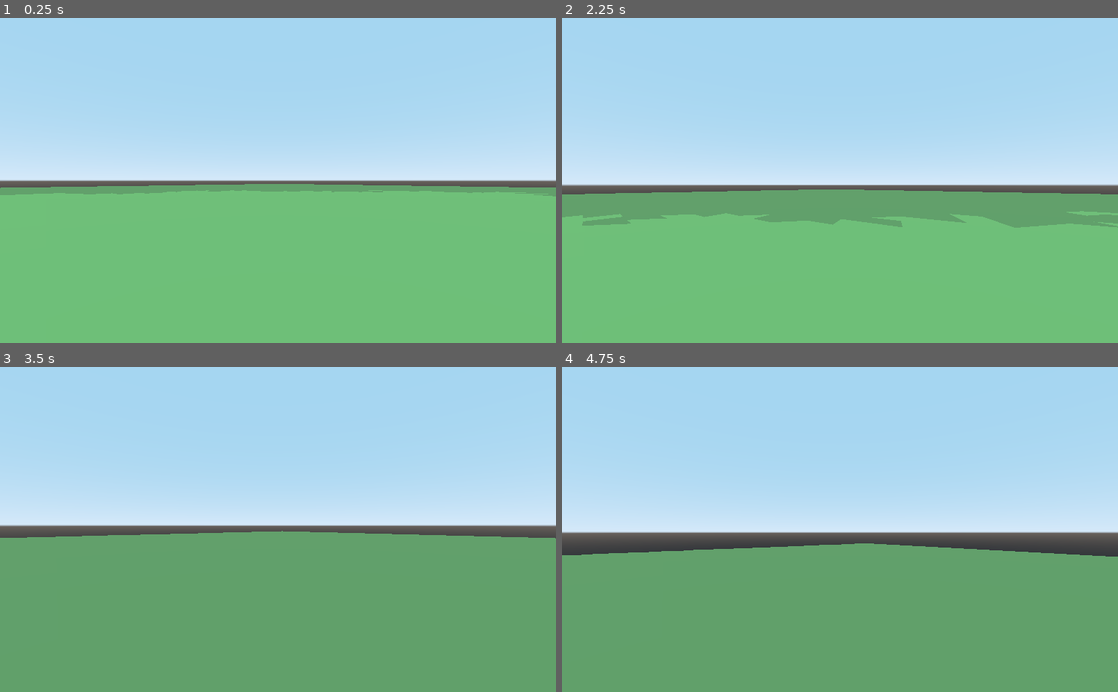
Above: before the commit, frames 1-4 (two rows, left to right).
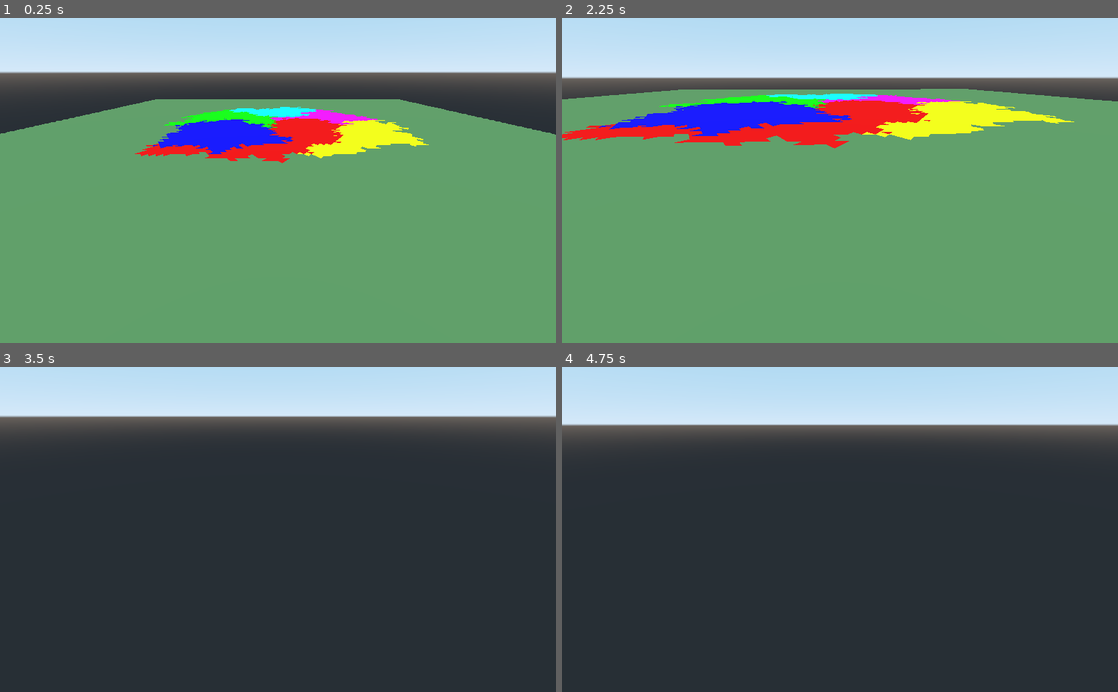
Above: after the commit, the same moments.

Repository: MichaelReel/Terrain_Scratch_2023
Game: Godot game, scene res://Main.tscn
Two runs of this game, one before a commit and one after it. Both use one fixed random seed, a clock stepped at 60 frames per second and the inputs below.
Inputs (mouse positions are in pixels of both pictures, inside the frame that each line leads up to):
- Up to frame 1 (0.25 s): no input
- Up to frame 2 (2.25 s): tap Enter at 0.5 s; move the mouse to (867, 180) at 0.52 s; hold W (forward) from 0.53 s (still down); move the mouse to (812, 180) at 1.27 s; move the mouse to (851, 174) at 2.02 s
- Up to frame 3 (3.5 s): keep holding W (forward); move the mouse to (272, 536) at 2.77 s
- Up to frame 4 (4.75 s): keep holding W (forward); tap Space (up) at 3.5 s; move the mouse to (878, 532) at 3.52 s; move the mouse to (795, 526) at 4.27 s

The runs differ from the first frame. In frame 1, 92% of the frame differs, in the area x 0-100%, y 4-100%; in frame 2, 83%; in frame 3, 96%, in the area x 0-100%, y 2-100%; in frame 4, 91%.

Commit message:
Added the regioning stage code

Diff:
--- a/Main.tscn
+++ b/Main.tscn
@@ -8,8 +8,13 @@
 [node name="IslandMesh" parent="." instance=ExtResource( 1 )]
 
 [node name="FlyingCamera" parent="." instance=ExtResource( 2 )]
-transform = Transform( -0.707107, 0, -0.707107, 0, 1, 0, 0.707107, 0, -0.707107, 0, 10, 0 )
+transform = Transform( 1, 0, 0, 0, 1, 0, 0, 0, 1, 0, 100, 500 )
+
+[node name="CameraMount" parent="FlyingCamera" index="0"]
+transform = Transform( 1, 0, 0, 0, 0.906308, 0.422618, 0, -0.422618, 0.906308, 0, 0, 0 )
 
 [node name="DirectionalLight" type="DirectionalLight" parent="."]
 transform = Transform( 1, 0, 0, 0, -4.37114e-08, 1, 0, -1, -4.37114e-08, 0, 0, 0 )
 light_color = Color( 0.913725, 0.870588, 0.8, 1 )
+
+[editable path="FlyingCamera"]
--- a/lib/terrain/IslandStage.gd
+++ b/lib/terrain/IslandStage.gd
@@ -16,10 +16,13 @@
 	_cell_limit = cell_limit
 	_rng.seed = rng_seed
 
+func _to_string() -> String:
+	return "Island Stage"
+
 func perform() -> void:
 	while not _expansion_done or not _perimeter_done:
 		if not _expansion_done:
-			_island_region.expand_into_parent(_rng)
+			var _done = _island_region.expand_into_parent(_rng)
 
 			if _island_region.get_cell_count() >= _cell_limit:
 				_expansion_done = true
@@ -28,3 +31,6 @@
 		if not _perimeter_done:
 			var _lines := _island_region.get_perimeter_lines()
 			_perimeter_done = true
+
+func get_region() -> Region:
+	return _island_region
--- a/lib/terrain/Region.gd
+++ b/lib/terrain/Region.gd
@@ -37,9 +37,16 @@
 	triangle.set_parent(_parent)
 	_cells.erase(triangle)
 
-func expand_into_parent(rng: RandomNumberGenerator) -> void:
+func expand_into_parent(rng: RandomNumberGenerator) -> bool:
+	"""
+	Extend by a cell into the parent medium
+	Return true if there is no space left
+	"""
+	if _region_front.empty():
+		 return true
 	shuffle(rng, _region_front)
 	add_triangle_as_cell(_region_front.back())
+	return _region_front.empty()
 
 func expand_margins() -> void:
 	var border_cells: Array = []
@@ -52,12 +59,12 @@
 	for border_cell in border_cells:
 		remove_triangle_as_cell(border_cell)
 
-func get_some_triangles(count: int, rng: RandomNumberGenerator) -> Array:  # -> Array[Triangle]
+func get_some_triangles(rng: RandomNumberGenerator, count: int) -> Array:  # -> Array[Triangle]
 	"""Get upto count random cells from this region"""
 	var actual_count := int(min(count, len(_cells)))
-	var random_cells = _cells.slice(0, actual_count)
+	var random_cells = _cells.duplicate()
 	shuffle(rng, random_cells)
-	return random_cells
+	return random_cells.slice(0, actual_count - 1)
 
 func identify_perimeter_points() -> void:
 	var region_points : Array = _get_points_in_region()
@@ -77,10 +84,10 @@
 func get_color() -> Color:
 	return _color
 
-func get_outer_perimeter_points() -> Array:
+func get_outer_perimeter_points() -> Array:  # -> Array[Vertex]
 	return _perimeter_points
 
-func get_inner_perimeter_points() -> Array:
+func get_inner_perimeter_points() -> Array:  # -> Array[Vertex]
 	return _inner_perimeter
 
 func has_exit_point() -> bool:
--- /dev/null
+++ b/lib/terrain/RegionStage.gd
@@ -0,0 +1,45 @@
+class_name RegionStage
+extends Stage
+"""Stage for sub-dividing island surface area into roughly even sections"""
+
+var _parent: Region
+var _colors: PoolColorArray
+var _regions: Array = []  # Array[Region]
+var _expansion_done: bool = false
+#var _perimeter_done: bool = false
+var _margins_done: bool = false
+var _rng := RandomNumberGenerator.new()
+
+func _init(parent: Region, colors: PoolColorArray, rng_seed: int):
+	_parent = parent
+	_colors = colors
+	_rng.seed = rng_seed
+
+func _to_string() -> String:
+	return "Region Stage"
+
+func perform() -> void:
+	_setup_regions()
+
+	while not _expansion_done or not _margins_done:
+		if not _expansion_done:
+			var done = true
+			for region in _regions:
+				if not region.expand_into_parent(_rng):
+					done = false
+			if done:
+				_expansion_done = true
+			continue
+
+		if not _margins_done:
+#			_expand_margins()
+			_margins_done = true
+
+func _expand_margins() -> void:
+	for region in _regions:
+		region.expand_margins()
+
+func _setup_regions() -> void:
+	var start_triangles = _parent.get_some_triangles(_rng, len(_colors))
+	for i in range(len(start_triangles)):
+		_regions.append(Region.new(start_triangles[i], _colors[i], _parent))
--- a/project.godot
+++ b/project.godot
@@ -34,6 +34,11 @@
 "language": "GDScript",
 "path": "res://lib/terrain/Region.gd"
 }, {
+"base": "Stage",
+"class": "RegionStage",
+"language": "GDScript",
+"path": "res://lib/terrain/RegionStage.gd"
+}, {
 "base": "Object",
 "class": "Stage",
 "language": "GDScript",
@@ -60,6 +65,7 @@
 "IslandStage": "",
 "Model": "",
 "Region": "",
+"RegionStage": "",
 "Stage": "",
 "Triangle": "",
 "Utils": "",
--- a/view/IslandMesh.gd
+++ b/view/IslandMesh.gd
@@ -5,17 +5,51 @@
 export (int) var land_cell_limit: int = 4000
 export (Color) var base_color: Color = Color8(24,64,24,255)
 export (Color) var land_color: Color = Color8(32,96,32,255)
+export (PoolColorArray) var region_colors: = PoolColorArray([
+	Color8(  0,   0, 192, 255),
+	Color8(  0, 192,   0, 255),
+	Color8(192,   0,   0, 255),
+	Color8(  0, 192, 192, 255),
+	Color8(192, 192,   0, 255),
+	Color8(192,   0, 192, 255),
+])
+export (bool) var stages_in_thread: bool = false
+
+var thread: Thread
 
 func _ready() -> void:
+	if stages_in_thread:
+		thread = Thread.new()
+		var _err = thread.start(self, "_stage_thread")
+	else:
+		_stage_thread()
+
+func _exit_tree():
+	if stages_in_thread:
+		thread.wait_to_finish()
+
+func _stage_thread() -> void:
 	var rng = RandomNumberGenerator.new()
 	var grid = Grid.new(edge_length, edges_across, base_color)
 	var island_stage = IslandStage.new(grid, land_color, land_cell_limit, rng.randi())
-	island_stage.perform()
+	var regions_stage = RegionStage.new(island_stage.get_region(), region_colors, rng.randi())
+	var island_mesh: Mesh
 
-	var island_mesh: Mesh = get_mesh_from_grid(grid)
+	var stages = [
+		island_stage,
+		regions_stage,
+	]
+
+	island_mesh = _get_mesh_from_grid(grid)
 	set_mesh(island_mesh)
 
-func get_mesh_from_grid(grid: Grid) -> Mesh:
+	for stage in stages:
+		stage.perform()
+		print(str(stage))
+		island_mesh = _get_mesh_from_grid(grid)
+		set_mesh(island_mesh)
+
+func _get_mesh_from_grid(grid: Grid) -> Mesh:
 	var surface_tool: SurfaceTool = SurfaceTool.new()
 	var island_mesh: Mesh = Mesh.new()
 
